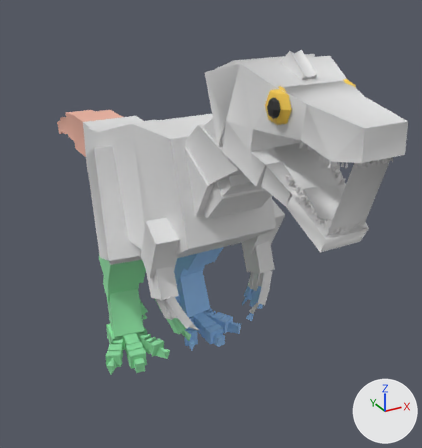
The FBX model assets/blender/baryonyx.fbx as it was, and as the next commit left it.
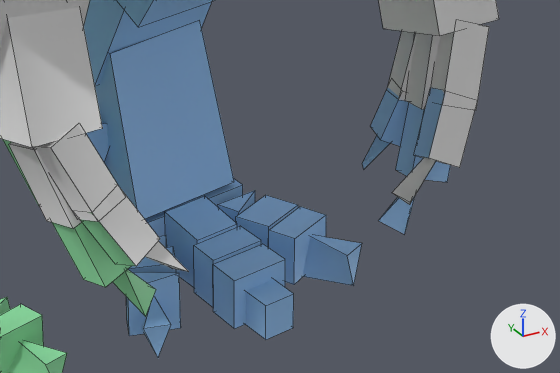
Each version is shown whole from a 50 mm camera at (-0.0321, -0.0704, 0.0253) aimed at (0.0074, 0.0014, -0.0106), then close up on the part from 36% to 69% of the width and 59% to 79% of the height. The lights are fixed; the arrows at lower right show +X, +Y and +Z. The older version's two pictures come first. The close-ups show mesh edges as thin lines. Where no turn or scale is listed for an object, it has been applied to the vertices.

Script lines for the objects in view, before the commit:
```python
me_baryonyx_body_002 = bpy.data.meshes.new('baryonyx_Body.002')
me_baryonyx_body_002.from_pydata(...)  # 544 vertices, 450 faces; spans x -0.0099..0.0099, y -0.0393..0.0238, z -0.0163..0.0187
me_baryonyx_body_002.materials.append(mat_pc_body)  # white #e5e5e5
me_baryonyx_legl_002 = bpy.data.meshes.new('baryonyx_LegL.002')
me_baryonyx_legl_002.from_pydata(...)  # 178 vertices, 125 faces; spans x 0.0016..0.0116, y -0.0163..0.0096, z -0.03..-0.0099
me_baryonyx_legl_002.materials.append(mat_pc_legl)  # blue #95c4f3
# before: 113 (0.0049, -0.0148, -0.016), 114 (0.0057, -0.0142, -0.0138), 116 (0.0061, -0.0151, -0.0163) at pixel (447, 182), 117 (0.0069, -0.0146, -0.0141)
me_baryonyx_legr_002 = bpy.data.meshes.new('baryonyx_LegR.002')
me_baryonyx_legr_002.from_pydata(...)  # 176 vertices, 124 faces; spans x -0.0116..-0.0016, y -0.0163..0.0096, z -0.03..-0.0099
me_baryonyx_legr_002.materials.append(mat_pc_legr)  # green #95e7aa
# before: 105 (-0.0047, -0.0149, -0.018) at pixel (145, 316), 106 (-0.004, -0.0143, -0.0176) at pixel (156, 289), 108 (-0.0054, -0.0147, -0.016), 111 (-0.0061, -0.0151, -0.0163) at pixel (105, 287), 112 (-0.0069, -0.0146, -0.0141)
# before: 114 (-0.0049, -0.0148, -0.016), 115 (-0.0057, -0.0143, -0.0138)
ob_baryonyx_body = bpy.data.objects.new('baryonyx_Body', me_baryonyx_body_002)
ob_baryonyx_body.location = (0.0, 0.0, 0.0)
ob_baryonyx_legl = bpy.data.objects.new('baryonyx_LegL', me_baryonyx_legl_002)
ob_baryonyx_legl.location = (0.0, 0.0, 0.0)
ob_baryonyx_legr = bpy.data.objects.new('baryonyx_LegR', me_baryonyx_legr_002)
ob_baryonyx_legr.location = (0.0, 0.0, 0.0)
```
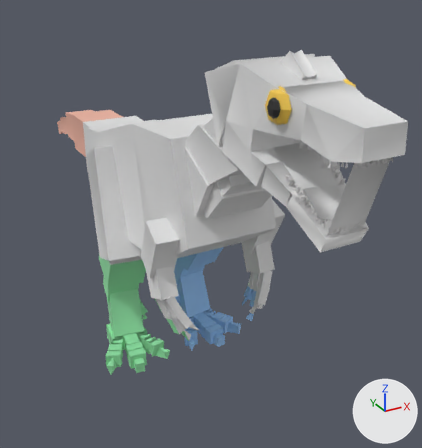
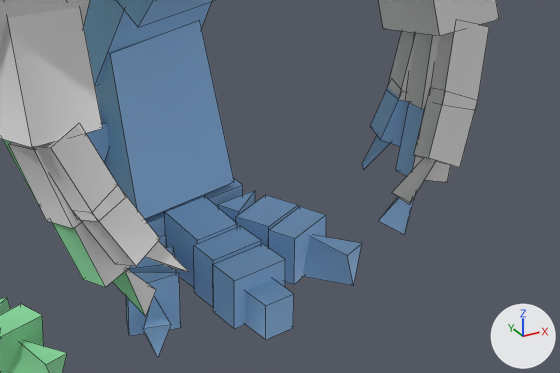
What the commit changed:
me_baryonyx_legl_002 is used by ob_baryonyx_legl; location (0.0, 0.0, 0.0).
Verts and faces of me_baryonyx_legl_002; kept vertices keep their numbers, new ones are numbered from 178.
me_baryonyx_legl_002 had 178 vertices, 125 faces and spanned x 0.0016..0.0116, y -0.0163..0.0096, z -0.03..-0.0099.
me_baryonyx_legl_002 now has 163 vertices, 119 faces and spans x 0.0016..0.0116, y -0.0151..0.0096, z -0.03..-0.0099.
me_baryonyx_legl_002 part 1: the loose piece of 8 vertices spanning x 0.0047..0.0069, y -0.0163..-0.0142, z -0.0154..-0.0127 is deleted.
Part 2, on me_baryonyx_legl_002:
Faces deleted: (113, 116, 117, 114).
Other edits to the shape of me_baryonyx_legl_002 do not show in these pictures.
me_baryonyx_body_002 is used by ob_baryonyx_body; location (0.0, 0.0, 0.0).
me_baryonyx_body_002 had 544 vertices, 450 faces and spanned x -0.0099..0.0099, y -0.0393..0.0238, z -0.0163..0.0187.
me_baryonyx_body_002 now has 555 vertices, 462 faces and spans x -0.0099..0.0099, y -0.0393..0.0238, z -0.018..0.0187.
me_baryonyx_body_002 part 5: 11 vertices added at x -0.0069..0.0069, y -0.0151..-0.0142, z -0.018..-0.0138.
me_baryonyx_legr_002 is used by ob_baryonyx_legr; location (0.0, 0.0, 0.0).
Verts and faces of me_baryonyx_legr_002; kept vertices keep their numbers, new ones are numbered from 176.
me_baryonyx_legr_002 had 176 vertices, 124 faces and spanned x -0.0116..-0.0016, y -0.0163..0.0096, z -0.03..-0.0099.
me_baryonyx_legr_002 now has 164 vertices, 118 faces and spans x -0.0116..-0.0016, y -0.0151..0.0096, z -0.03..-0.0099.
me_baryonyx_legr_002 part 3: the loose piece of 8 vertices spanning x -0.0069..-0.0047, y -0.0163..-0.0143, z -0.0154..-0.0127 is deleted.
Part 4, on me_baryonyx_legr_002:
Faces deleted: (105, 106, 108), (111, 114, 115, 112).
Other edits to the shape of me_baryonyx_legr_002 do not show in these pictures.

Boxes [x1, y1, x2, y2] around the edits, measured in the close-ups (560 x 373 px):
'baryonyx_LegL', reshaped
    before: [84, 0, 451, 357]
    after: [84, 0, 424, 357]
'baryonyx_Body', reshaped
    before: [0, 0, 499, 272]
    after: [0, 0, 499, 316]
'baryonyx_LegR', reshaped
    before: [0, 139, 156, 373]
    after: [0, 139, 146, 373]
part 1 of me_baryonyx_legl_002, deleted (blue)
    before: [414, 88, 446, 158]
part 2 of me_baryonyx_legl_002, deleted (blue)
    before: [413, 110, 451, 182]
part 3 of me_baryonyx_legr_002, deleted (green)
    before: [81, 212, 135, 266]
part 4 of me_baryonyx_legr_002, deleted (green)
    before: [75, 222, 156, 316]
part 5 of me_baryonyx_body_002, added
    after: [75, 110, 451, 316]
